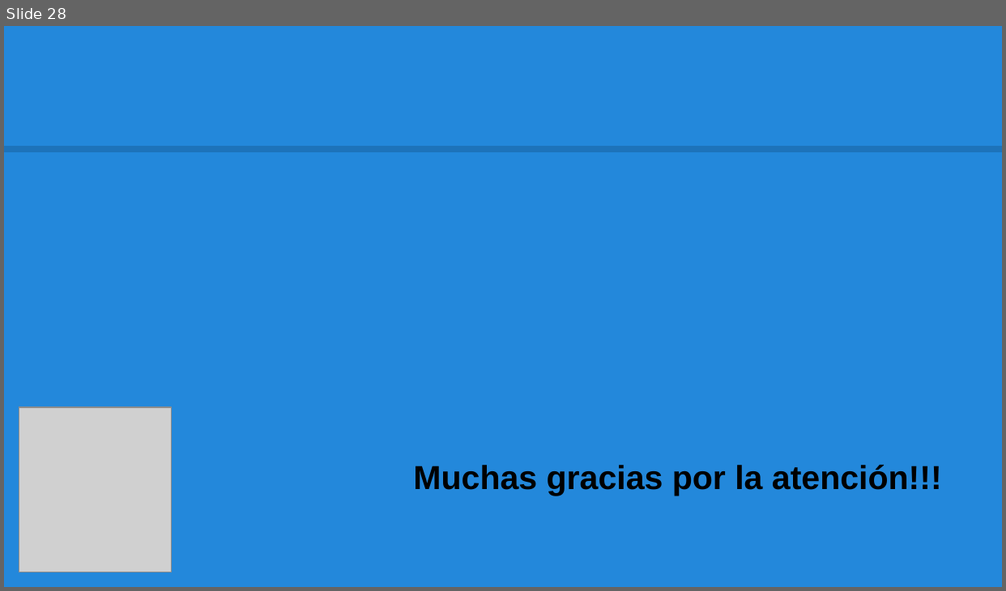
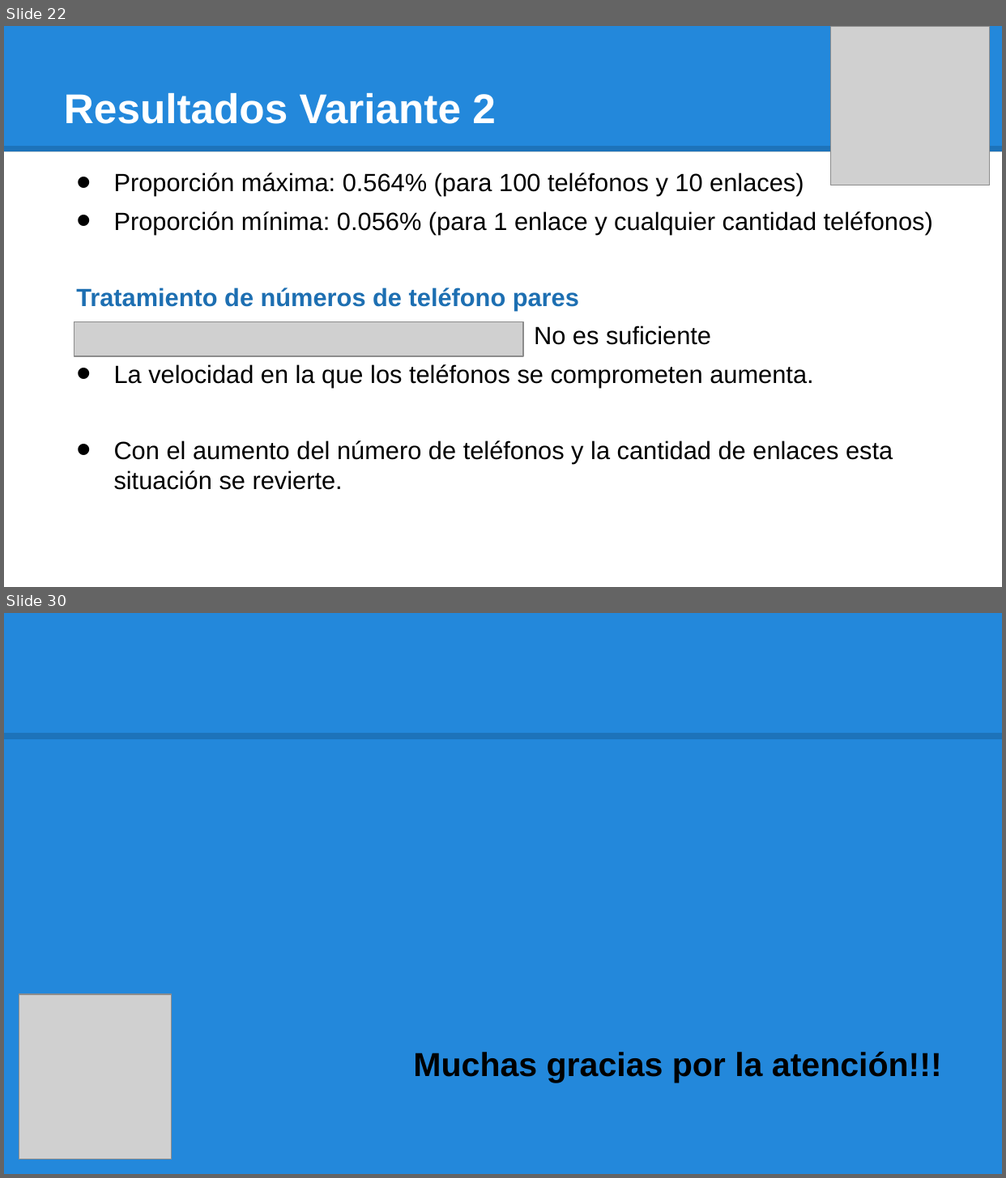
Before and after one commit to jampys/simulacion_informe, a slide deck: TF_SIMULACION_PRESENTACION.pptx. Shown one above the other, each under a label of ours: slide 28 before the commit, slides 22 and 30 after it; the slides between them are not shown. The pictures are 1006x591 and 1006x1178 pixels, drawn with LibreOffice and Linux fonts; fonts in the diff are those of the drawing; grey boxes stand for pictures. Boxes give left, top, right and bottom in pixels: in the first picture for what was removed or moved away, otherwise in the second. Text is boxed around its words. In the diff, an @@ line names an element or a change of style, - is before the commit and + after.

```diff
--- a/TF_SIMULACION_PRESENTACION.pptx
+++ b/TF_SIMULACION_PRESENTACION.pptx
@@ slide 22 added at [4,26,1002,587], background #FFFFFF; not listed: 1 template element that a slide beside it also shows @@
@@ rectangle added at [4,26,1002,152], fill #2388DB @@
@@ picture added at [830,26,989,185] @@
@@ title added at [64,92,496,124], 30 pt, text #FFFFFF, bold @@
+Resultados Variante 2
@@ text added at [76,173,933,490], 18 pt, text #000000 @@
+• Proporción máxima: 0.564% (para 100 teléfonos y 10 enlaces)
+• Proporción mínima: 0.056% (para 1 enlace y cualquier cantidad teléfonos)
+Tratamiento de números de teléfono pares
+No es suficiente
+• La velocidad en la que los teléfonos se comprometen aumenta.
+• Con el aumento del número de teléfonos y la cantidad de enlaces esta situación se revierte.
@@ picture added at [74,322,523,356] @@
@@ what was slide 28 is now slide 30 @@
```
Also in this commit, not shown: 4 slides changed, 24 other slides added, 23 slides removed.
